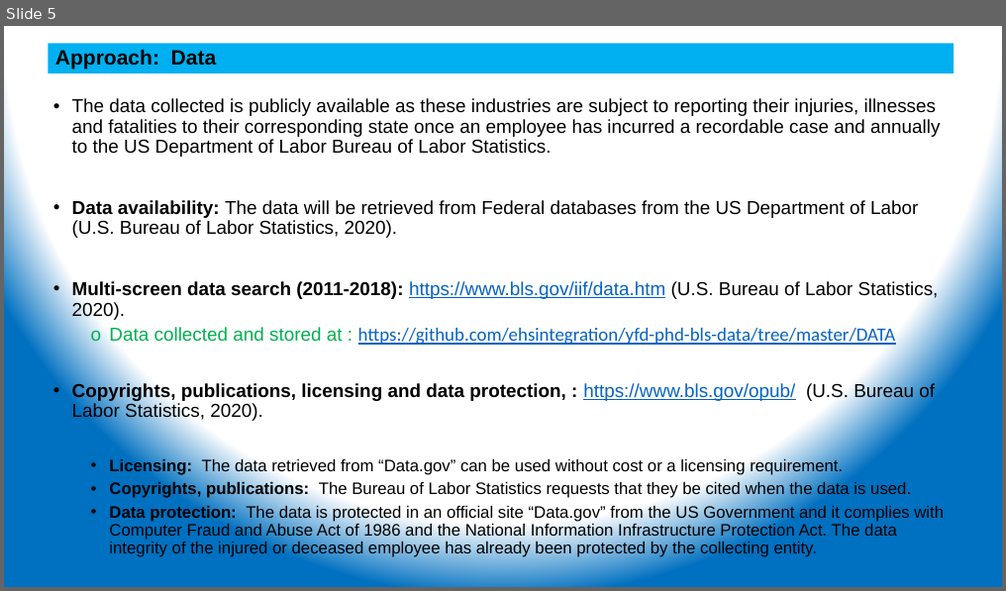
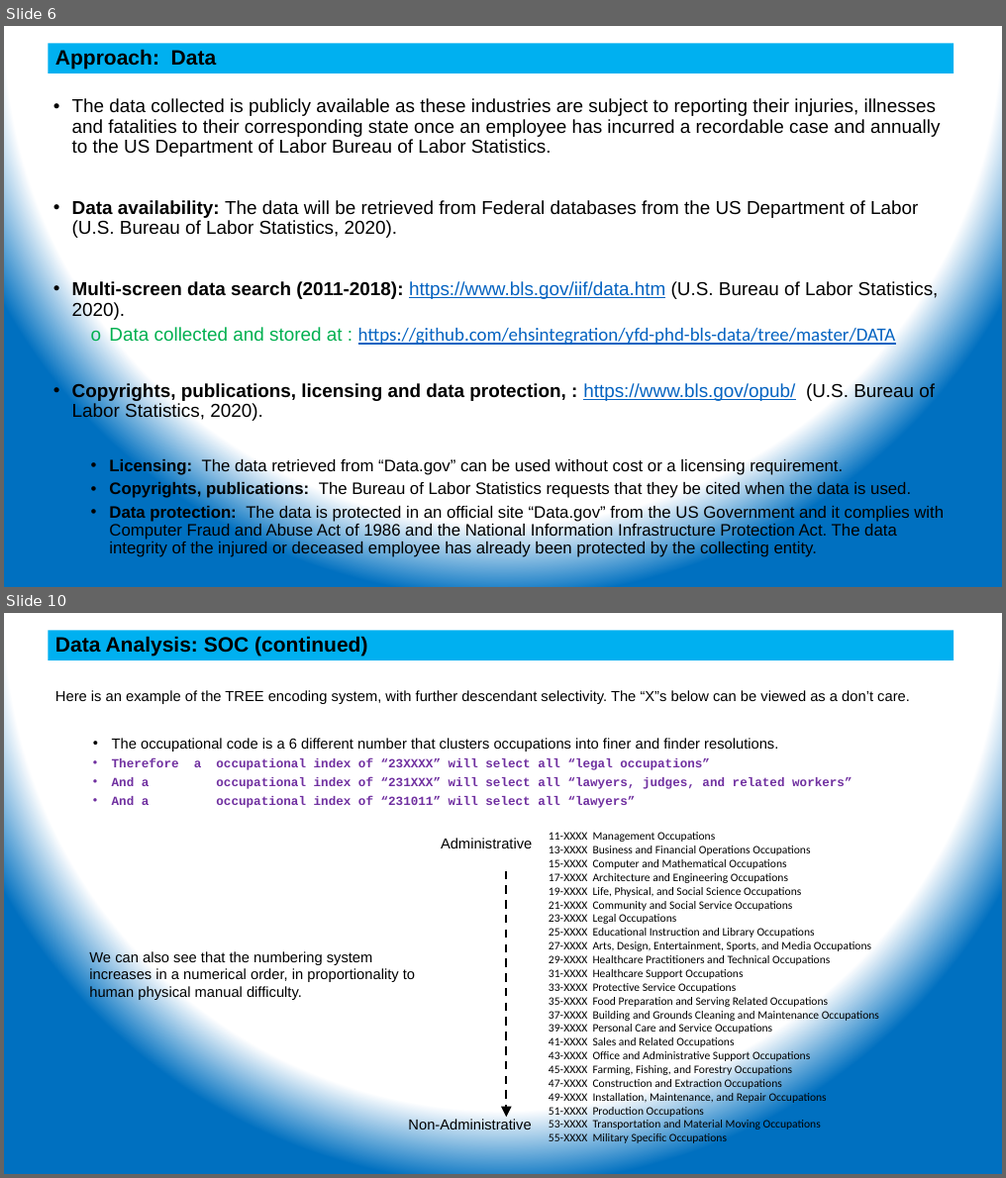
Before and after one commit to ehsintegration/yfd-phd-bls-data, a slide deck: D2-documentation/YennyF.Diaz-Risk Percep &Injuries_CommitteeUdate 11-02-20.pptx. Shown one above the other, each under a label of ours: slide 5 before the commit, slides 6 and 10 after it; the slides between them are not shown. The pictures are 1006x591 and 1006x1178 pixels, drawn with LibreOffice and Linux fonts; fonts in the diff are those of the drawing. Boxes give left, top, right and bottom in pixels: in the first picture for what was removed or moved away, otherwise in the second. Text is boxed around its words. In the diff, an @@ line names an element or a change of style, - is before the commit and + after.

```diff
--- a/D2-documentation/YennyF.Diaz-Risk Percep &Injuries_CommitteeUdate 11-02-20.pptx
+++ b/D2-documentation/YennyF.Diaz-Risk Percep &Injuries_CommitteeUdate 11-02-20.pptx
@@ slide 10 added at bbox=[4, 613, 1002, 1174], background gradient #FFFFFF to #0070C0 @@
@@ rectangle added at bbox=[49, 630, 954, 661], fill #00B0F0, 20 pt, text #000000, bold @@
+Data Analysis: SOC (continued)
@@ text added at bbox=[55, 690, 910, 808], 14 pt, text #000000 @@
+Here is an example of the TREE encoding system, with further descendant selectivity. The “X”s below can be viewed as a don’t care.
+  • The occupational code is a 6 different number that clusters occupations into finer and finder resolutions.
+  • Therefore a occupational index of “23XXXX” will select all “legal occupations”
+  • And a occupational index of “231XXX” will select all “lawyers, judges, and related workers”
+  • And a occupational index of “231011” will select all “lawyers”
@@ text added at bbox=[441, 838, 532, 849], 14 pt, text #000000 @@
+Administrative
@@ text added at bbox=[548, 832, 879, 1144], 11 pt, text #000000 @@
+11-XXXX Management Occupations
+13-XXXX Business and Financial Operations Occupations
+15-XXXX Computer and Mathematical Occupations
+17-XXXX Architecture and Engineering Occupations
+19-XXXX Life, Physical, and Social Science Occupations
+21-XXXX Community and Social Service Occupations
+23-XXXX Legal Occupations
+25-XXXX Educational Instruction and Library Occupations
+27-XXXX Arts, Design, Entertainment, Sports, and Media Occupations
+29-XXXX Healthcare Practitioners and Technical Occupations
+31-XXXX Healthcare Support Occupations
+33-XXXX Protective Service Occupations
+35-XXXX Food Preparation and Serving Related Occupations
+37-XXXX Building and Grounds Cleaning and Maintenance Occupations
+39-XXXX Personal Care and Service Occupations
+41-XXXX Sales and Related Occupations
+43-XXXX Office and Administrative Support Occupations
+45-XXXX Farming, Fishing, and Forestry Occupations
+47-XXXX Construction and Extraction Occupations
+49-XXXX Installation, Maintenance, and Repair Occupations
+51-XXXX Production Occupations
+53-XXXX Transportation and Material Moving Occupations
+55-XXXX Military Specific Occupations
@@ arrow added from (506, 871) to (506, 1118), #000000 2 pt dashed @@
@@ text added at bbox=[89, 951, 415, 1000], 14 pt, text #000000 @@
+We can also see that the numbering system increases in a numerical order, in proportionality to human physical manual difficulty.
@@ text added at bbox=[408, 1118, 531, 1130], 14 pt, text #000000 @@
+Non-Administrative
@@ what was slide 5 is now slide 6 @@
```
Also in this commit, not shown: 3 slides changed, 20 other slides added, 4 slides removed, 2 other files.
